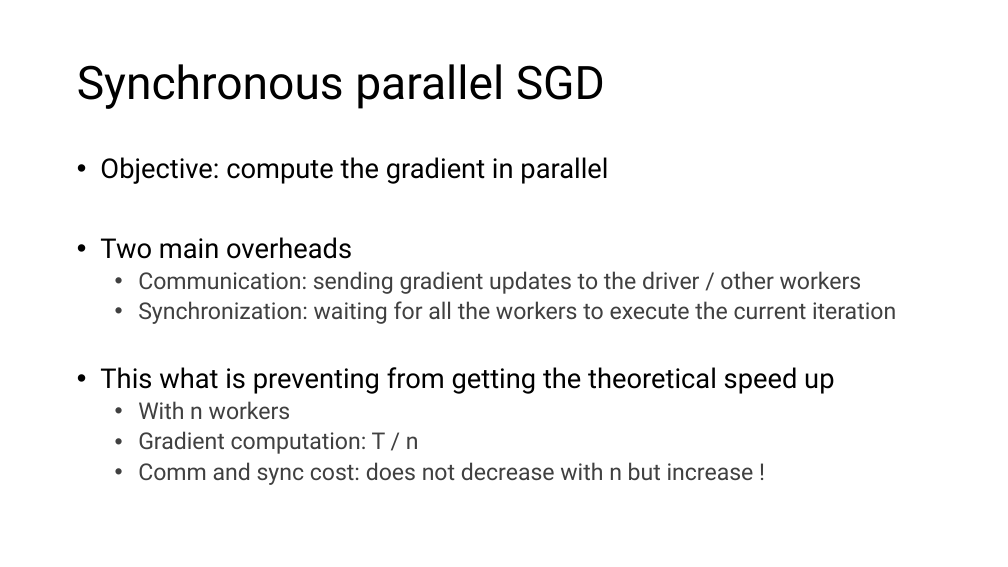
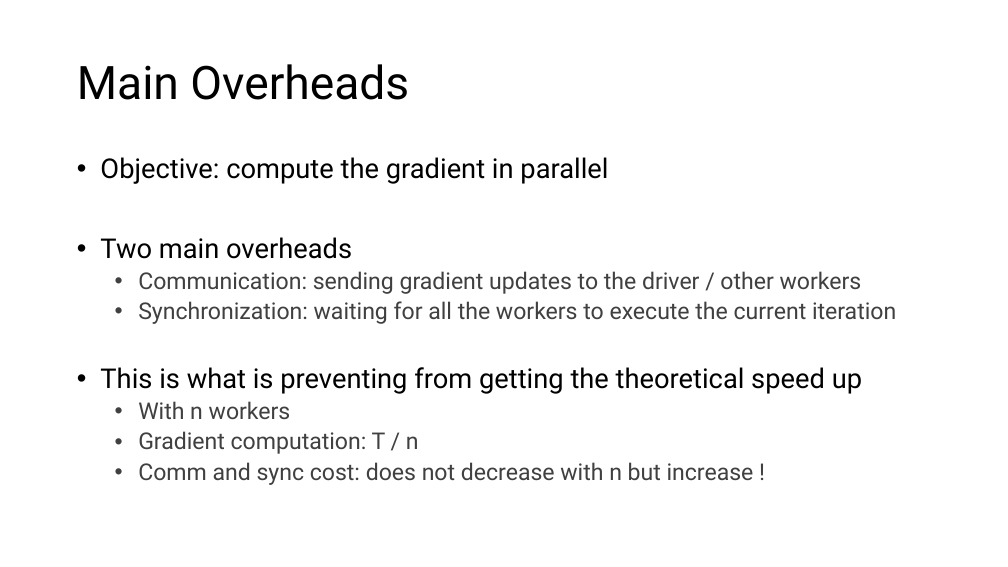
Before and after one commit to criteo-research/master-iasd, a slide deck: slide 18 of module3/session3/class2-part1-logistic-regression.pptx (slide 17 before the commit). Drawn at 1008x567 pixels with LibreOffice and Linux fonts; fonts in the diff are those of the drawing. Boxes give left, top, right and bottom in pixels: in the first picture for what was removed or moved away, otherwise in the second. Text is boxed around its words. In the diff, an @@ line names an element or a change of style, - is before the commit and + after.

```diff
--- a/module3/session3/class2-part1-logistic-regression.pptx
+++ b/module3/session3/class2-part1-logistic-regression.pptx
@@ title at (77, 64, 409, 100): text changed @@
-Synchronous parallel SGD
+Main Overheads
@@ text at (100, 367, 862, 394): text changed @@
-• This what is preventing from getting the theoretical speed up
+• This is what is preventing from getting the theoretical speed up
```
Also in this commit, not shown: 1 other slide changed, 1 slide added, 15 other files.
